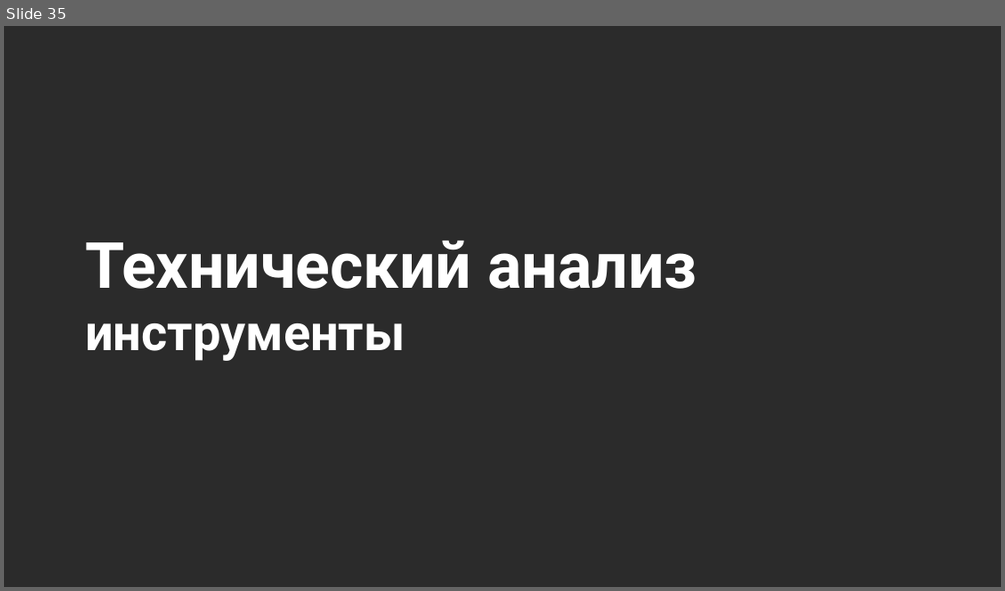
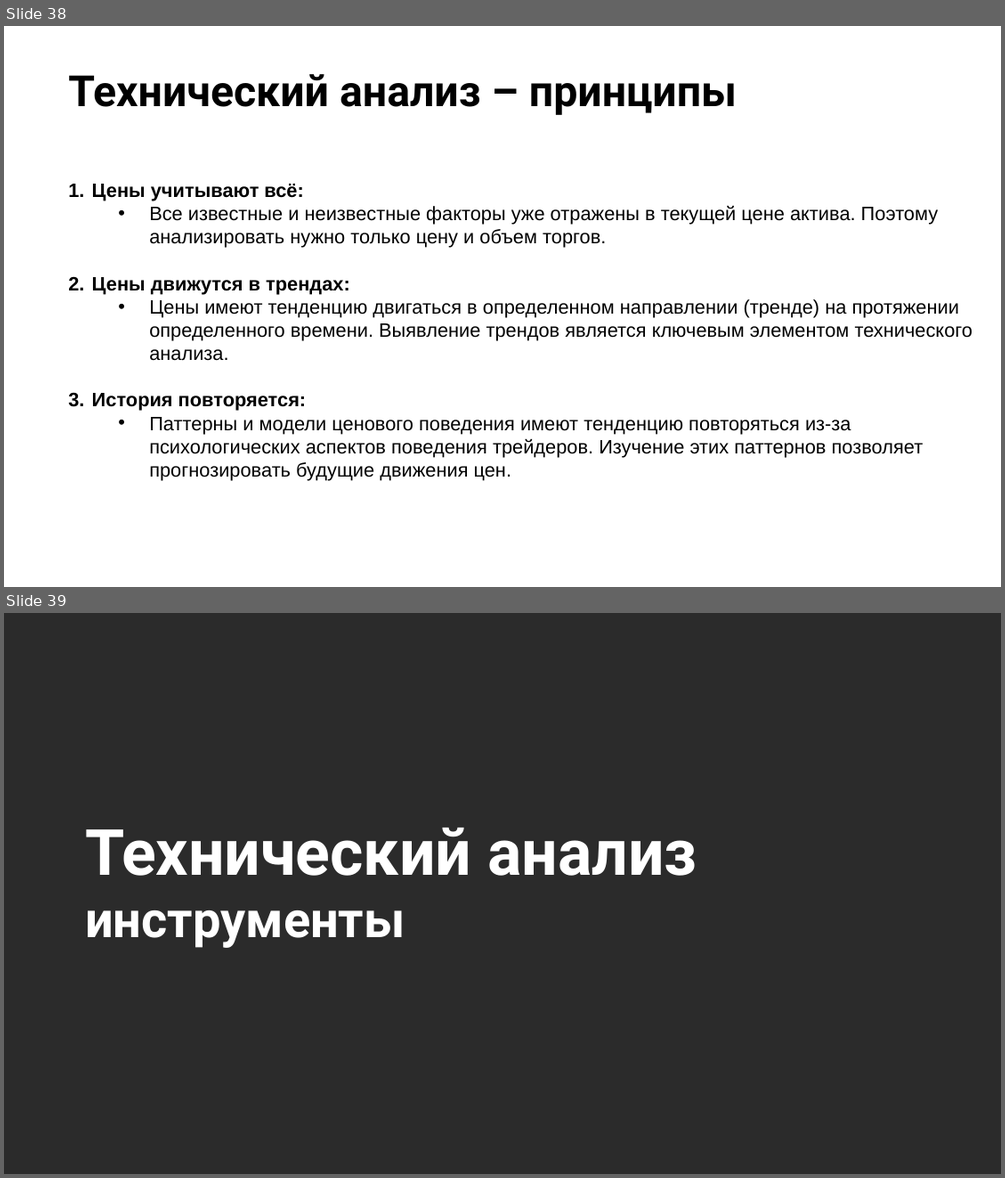
Before and after one commit to stureiko/Otus_lectures, a slide deck: FinML/Open_lesson_graph_patterns/Presentation/Graph_patterns.pptx. Shown one above the other, each under a label of ours: slide 35 before the commit, slides 38 and 39 after it. The pictures are 1005x591 and 1005x1178 pixels, drawn with LibreOffice and Linux fonts; fonts in the diff are those of the drawing; background and template pictures are left out; a plain dark background stands for a picture behind light text. Boxes give left, top, right and bottom in pixels: in the first picture for what was removed or moved away, otherwise in the second. Text is boxed around its words. In the diff, an @@ line names an element or a change of style, - is before the commit and + after.

```diff
--- a/FinML/Open_lesson_graph_patterns/Presentation/Graph_patterns.pptx
+++ b/FinML/Open_lesson_graph_patterns/Presentation/Graph_patterns.pptx
@@ slide 38 added at <box>4,26,1001,587</box>, background picture (left out) @@
@@ title added at <box>68,74,736,115</box>, 31 pt, text #000000, bold @@
+Технический анализ – принципы
@@ text added at <box>92,184,973,481</box>, 14 pt, text #000000 @@
+1. Цены учитывают всё:
+  • Все известные и неизвестные факторы уже отражены в текущей цене актива. Поэтому анализировать нужно только цену и объем торгов.
+2. Цены движутся в трендах:
+  • Цены имеют тенденцию двигаться в определенном направлении (тренде) на протяжении определенного времени. Выявление трендов является ключевым элементом технического анализа.
+3. История повторяется:
+  • Паттерны и модели ценового поведения имеют тенденцию повторяться из-за психологических аспектов поведения трейдеров. Изучение этих паттернов позволяет прогнозировать будущие движения цен.
@@ what was slide 35 is now slide 39 @@
```
Also in this commit, not shown: 4 slides changed, 3 other slides added, 8 slides removed, 12 other files.
